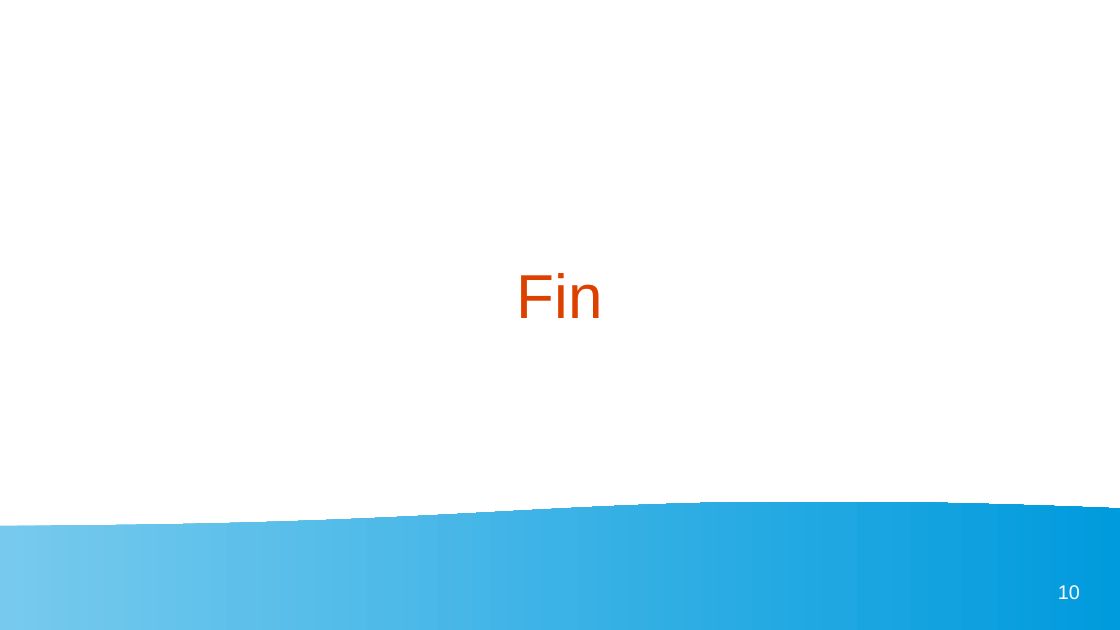
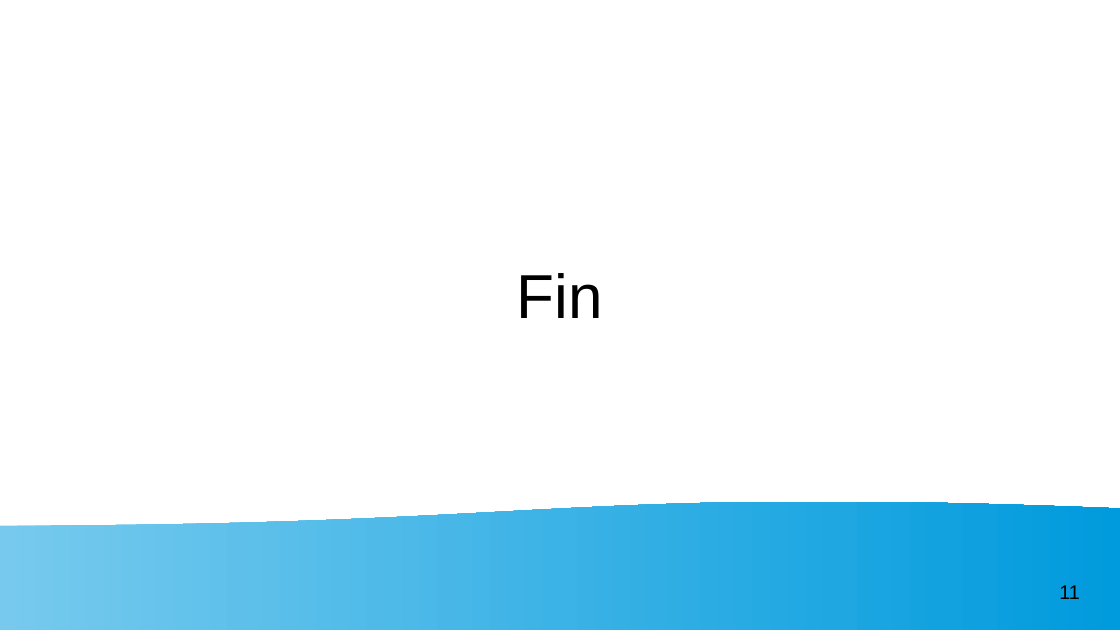
Before and after one commit to ThomasPerrinUniv/Projet_Informatique_Scientifique, a slide deck: slide 11 of presentation.odp (slide 10 before the commit). Drawn at 1120x630 pixels with LibreOffice and Linux fonts; fonts in the diff are those of the drawing. Boxes give left, top, right and bottom in pixels: in the first picture for what was removed or moved away, otherwise in the second. Text is boxed around its words. In the diff, an @@ line names an element or a change of style, - is before the commit and + after.

```diff
--- a/presentation.odp
+++ b/presentation.odp
@@ title "Fin" at (517,273,603,318): text colour #DD4100 to #000000 @@
@@ page number at (1059,585,1080,599): text changed; text colour #FFFFFF to #000000 @@
-10
+11
```
Also in this commit, not shown: 3 other slides changed, 1 slide added, 3 other files.
